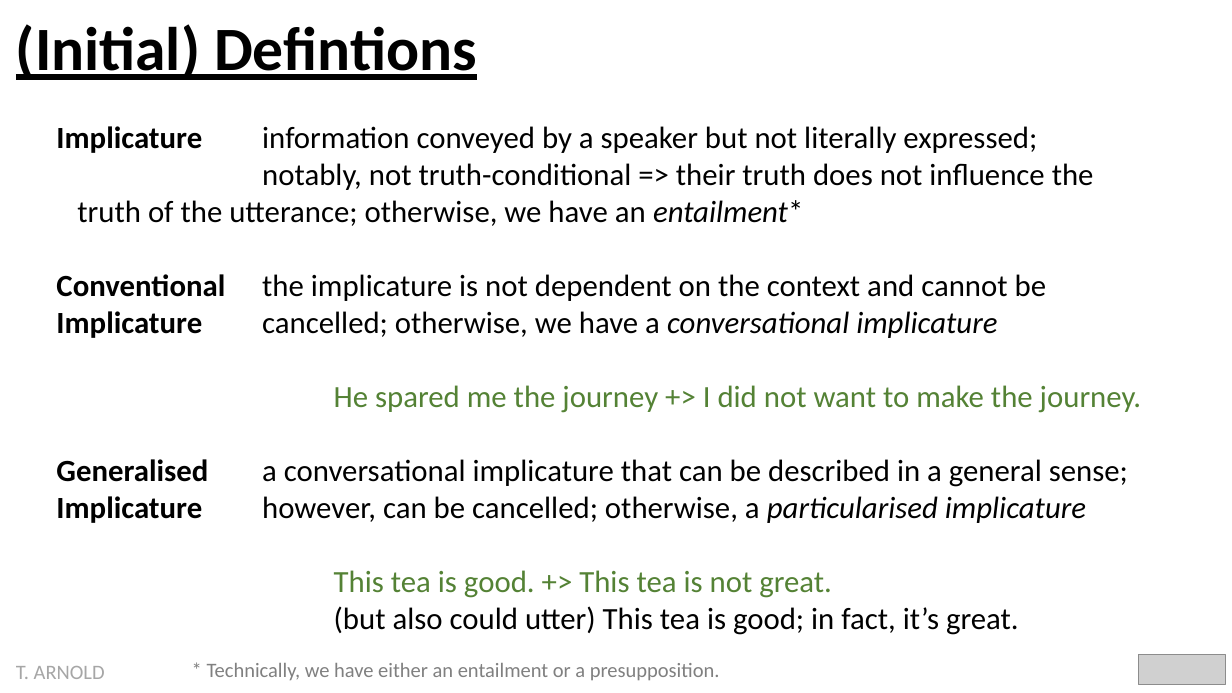
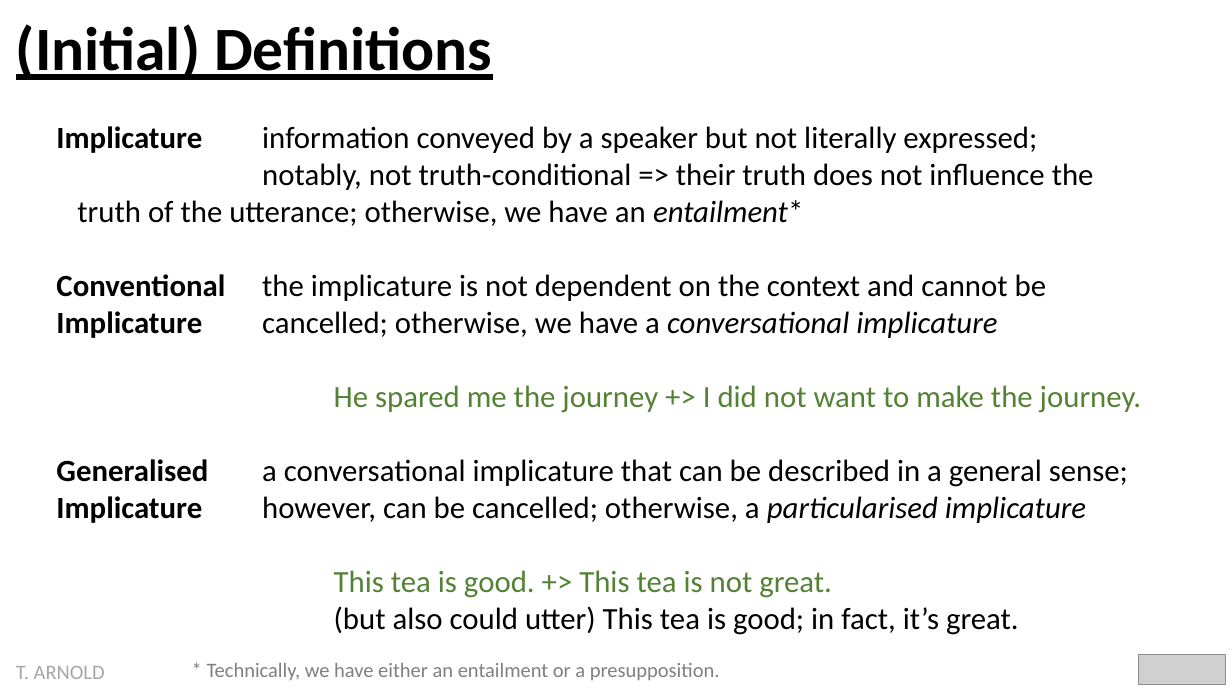
Before and after one commit to statsmaths/ling297-f22, a slide deck: slide 2 of extra/implicature.pptx. Drawn at 1232x693 pixels with LibreOffice and Linux fonts; fonts in the diff are those of the drawing; grey boxes stand for pictures. Boxes give left, top, right and bottom in pixels: in the first picture for what was removed or moved away, otherwise in the second. Text is boxed around its words. In the diff, an @@ line names an element or a change of style, - is before the commit and + after.

```diff
--- a/extra/implicature.pptx
+++ b/extra/implicature.pptx
@@ text at [16,24,492,80]: text changed @@
-(Initial) Defintions
+(Initial) Definitions
```
Also in this commit, not shown: 4 other slides changed, 1 other file.
